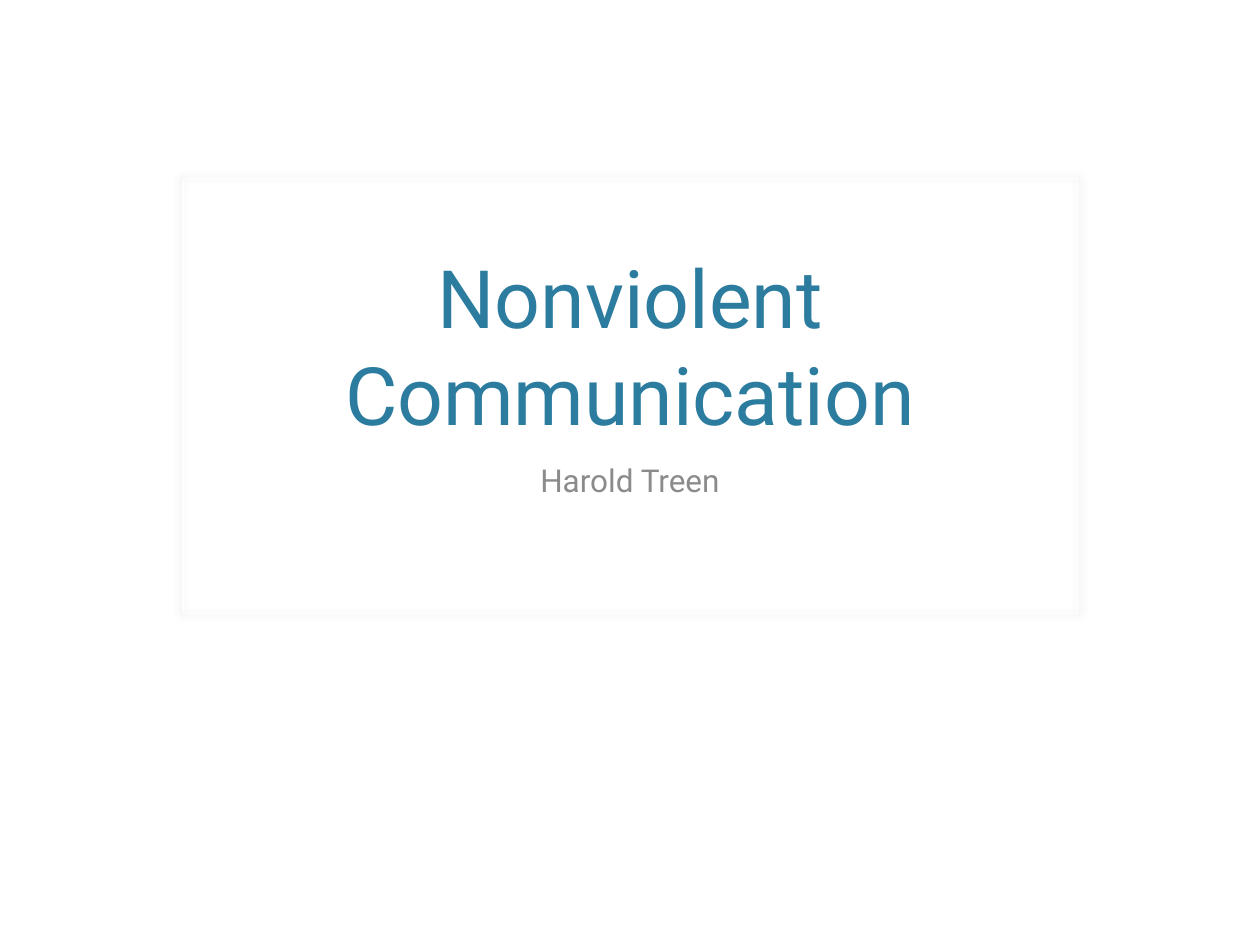
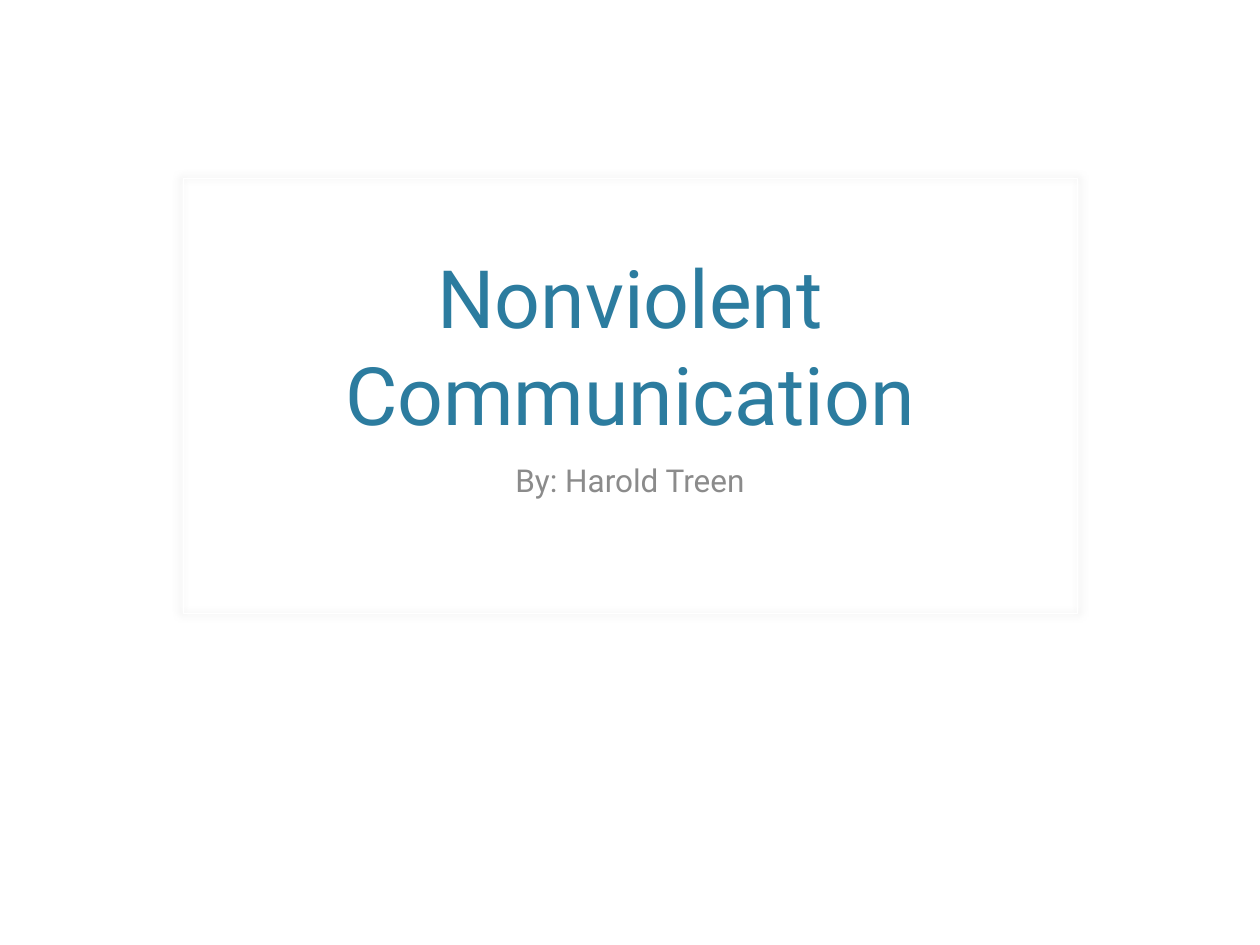
Before and after one commit to haroldtreen/RecurseCenterStuff, a slide deck: slide 1 of presentations/nvc.pptx. Drawn at 1260x945 pixels with LibreOffice and Linux fonts; fonts in the diff are those of the drawing; background and template pictures are left out. Boxes give left, top, right and bottom in pixels: in the first picture for what was removed or moved away, otherwise in the second. Text is boxed around its words. In the diff, an @@ line names an element or a change of style, - is before the commit and + after.

Commit message:
Updated presentation.

```diff
--- a/presentations/nvc.pptx
+++ b/presentations/nvc.pptx
@@ subtitle at (515,468,745,499): text changed @@
-Harold Treen
+By: Harold Treen
```
Also in this commit, not shown: 11 slides added.
